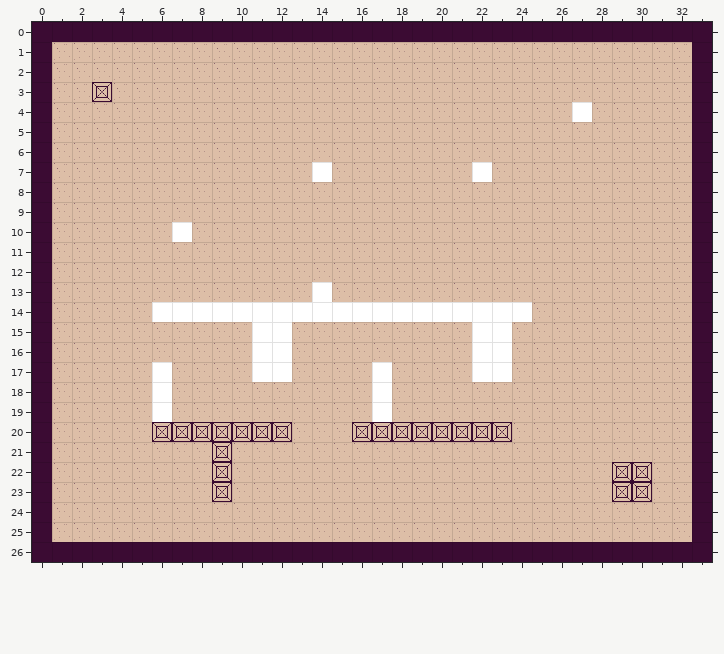
A Tiled map gets an edit: bwtilemap.tmx. Above: the version before the commit.
Cells are 32x32 px. Shown: x 0..33, y 0..26. Tiles whose own drawing changed are shown in their newer look in all pictures.
Once edited:
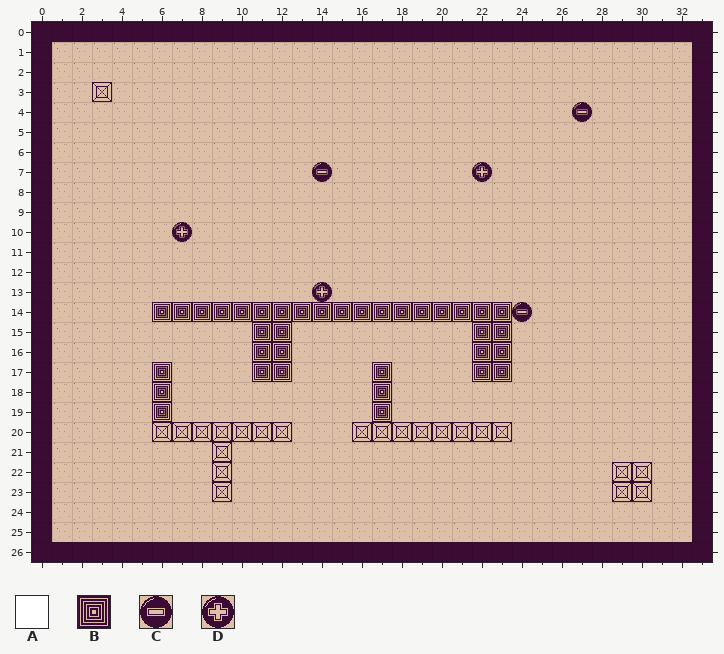
Key: from "bwtileset": A 1, B 4, C 8, D 9.
_ is an empty cell.
Diff:
Layer "layer1":
Tile B replaces tile A in row 14 at x 6 to 23; in rows 15 to 16 at x 11 to 12 and 22 to 23; in row 17 at x 6, 11 to 12, 17 and 22 to 23; in rows 18 to 19 at x 6 and 17.
Tile C replaces tile A in row 4 at x 27; in row 7 at x 14; in row 14 at x 24.
Tile D replaces tile A in row 7 at x 22; in row 10 at x 7; in row 13 at x 14.
